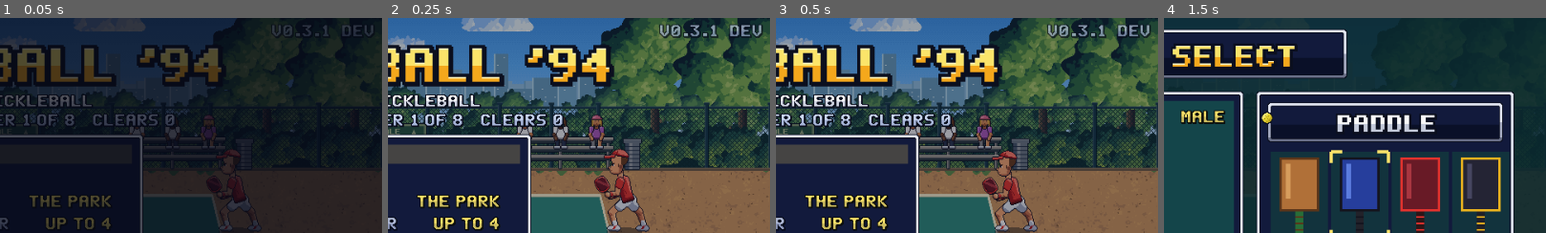
Above: before the commit, frames 1-4 (left to right).
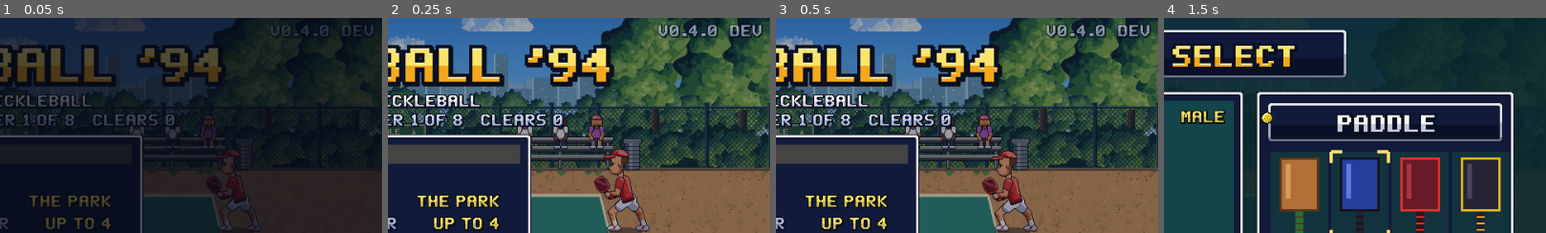
Above: after the commit, the same moments.

Repository: austinthedeveloper/pickleball-port-kit
Game: Godot game, scene res://scenes/main.tscn
Two runs of this game, one before a commit and one after it. Both use one fixed random seed, a clock stepped at 60 frames per second and the inputs below.
Inputs (mouse positions are % of the whole screen's width and height, from its top left):
- Up to frame 1 (0.05 s): no input
- Up to frame 2 (0.25 s): no input
- Up to frame 3 (0.5 s): no input
- Up to frame 4 (1.5 s): tap Enter (start) at 0.5 s; hold D (move_right) 0.53-1.28 s; hold K (drive) 0.53-1.28 s; click (50, 50) at 0.67 s; move the mouse to (30, 55) at 1.27 s; hold S (move_down) from 1.28 s (still down); tap Space (hit) at 1.35 s
The pictures show only the part of the screen within x 50-100%, y 0-50%; the shares and areas given below are measured in that part.

The runs differ from the first frame. In frame 1, 0.3% of the frame differs, in the area x 71-86%, y 3-9%; in frame 2, 0.6%, in the area x 70-87%, y 3-10%; in frame 3, 0.6%; in frame 4, nothing differs.

Commit message:
Release 0.4.0: version bump and release notes
HD sound: every effect and ambience loop remade (PORT-18).

Co-Authored-By: Claude Opus 5.5 <noreply@anthropic.com>

Diff:
--- a/game/project.godot
+++ b/game/project.godot
@@ -10,7 +10,7 @@
 run/main_scene="res://scenes/main.tscn"
 config/features=PackedStringArray("4.7")
 config/icon="res://icon.png"
-config/version="0.3.1"
+config/version="0.4.0"
 boot_splash/bg_color=Color(0.04, 0.06, 0.12, 1)
 
 [autoload]
Not shown, changed: game/export_presets.cfg
Not shown, changed: design/PORT_ROADMAP.md
Not shown, changed: game/CHANGELOG.md
Not shown, changed: game/RELEASE_NOTES.md
